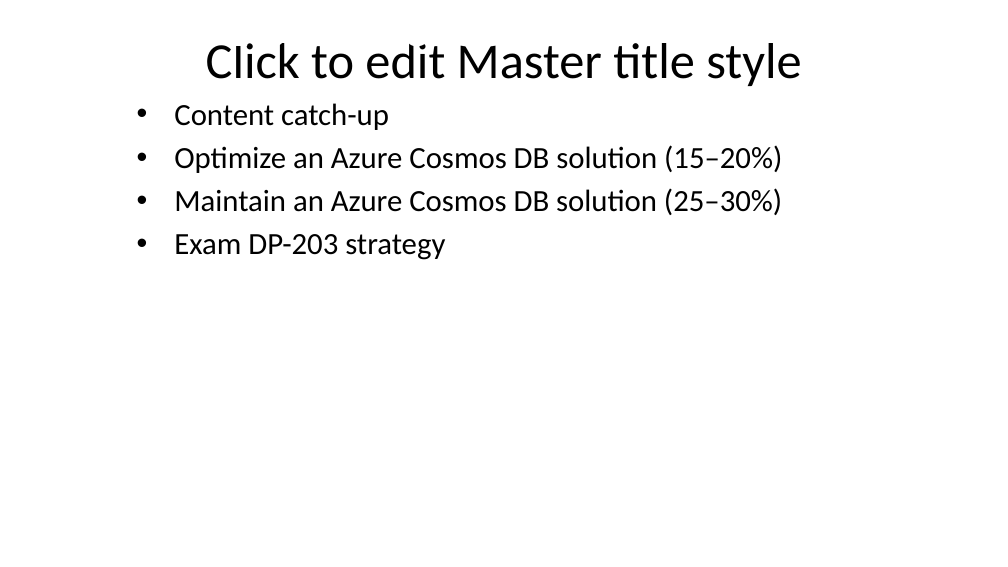
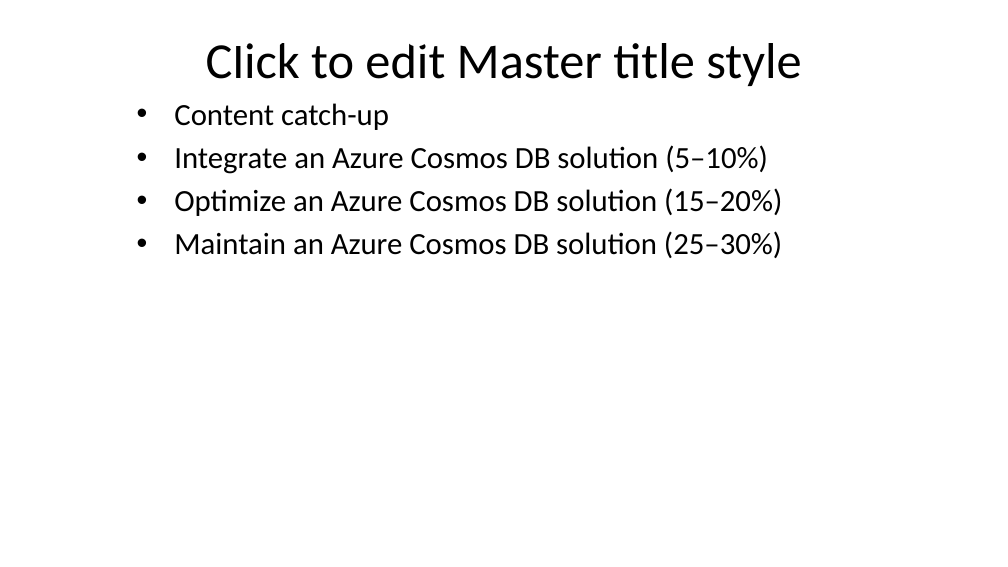
Before and after one commit to timothywarner/dp420, a slide deck: slide 4 of warner-DP-420-slides.pptx. Drawn at 1008x567 pixels with LibreOffice and Linux fonts; fonts in the diff are those of the drawing; background and template pictures are left out. Boxes give left, top, right and bottom in pixels: in the first picture for what was removed or moved away, otherwise in the second. Text is boxed around its words. In the diff, an @@ line names an element or a change of style, - is before the commit and + after.

Commit message:
Update slides and TOC

```diff
--- a/warner-DP-420-slides.pptx
+++ b/warner-DP-420-slides.pptx
@@ text at [174, 145, 768, 174]: paragraph added @@
+• Integrate an Azure Cosmos DB solution (5–10%)
@@ text at [174, 234, 445, 260]: paragraph removed @@
-• Exam DP-203 strategy
```
Also in this commit, not shown: 1 other slide changed, 8 slides added, 1 slide removed, 2 other files.
